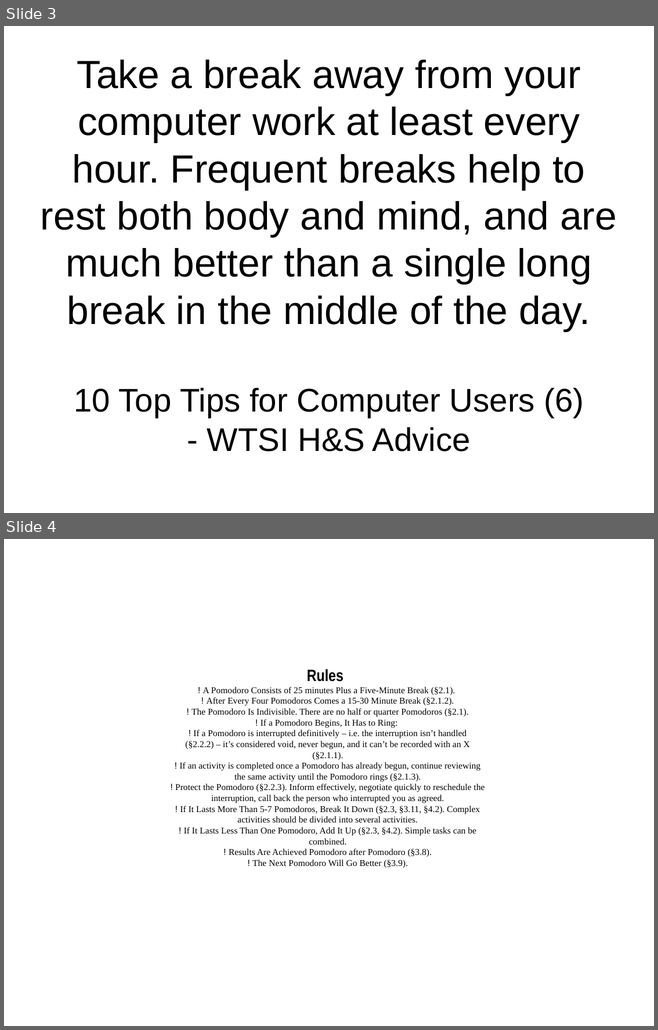
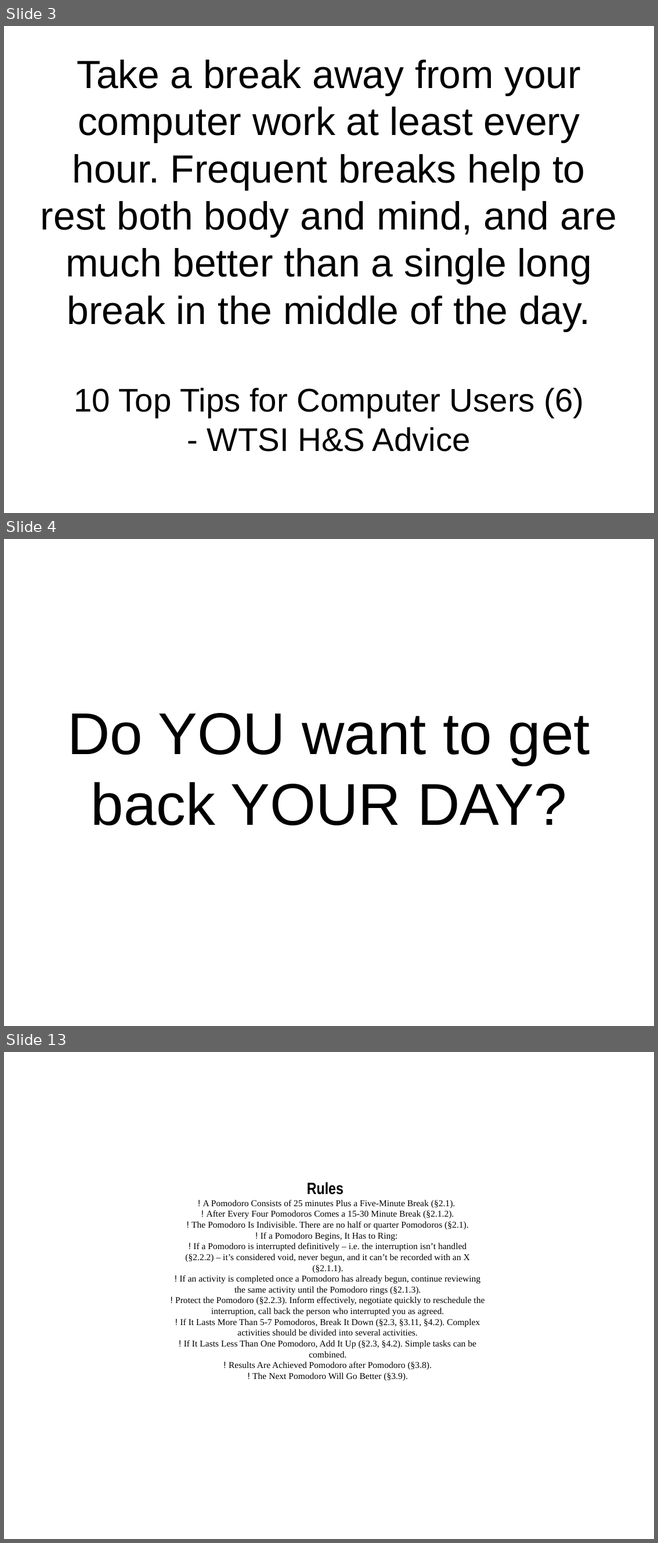
Before and after one commit to setitesuk/presentations, a slide deck: pomodoro_lightning_talk.odp. Shown one above the other, each under a label of ours: slides 3 and 4 before the commit, slides 3, 4 and 13 after it; the slides between them are not shown. The pictures are 658x1030 and 658x1543 pixels, drawn with LibreOffice and Linux fonts; fonts in the diff are those of the drawing. Boxes give left, top, right and bottom in pixels: in the first picture for what was removed or moved away, otherwise in the second. Text is boxed around its words. In the diff, an @@ line names an element or a change of style, - is before the commit and + after.

```diff
--- a/pomodoro_lightning_talk.odp
+++ b/pomodoro_lightning_talk.odp
@@ slide 4 added at (4, 539, 654, 1026), background #FFFFFF @@
@@ subtitle added at (67, 713, 590, 826), 72 pt, text #000000 @@
+Do YOU want to get back YOUR DAY?
@@ what was slide 4 is now slide 13 @@
```
Also in this commit, not shown: 8 other slides added.
